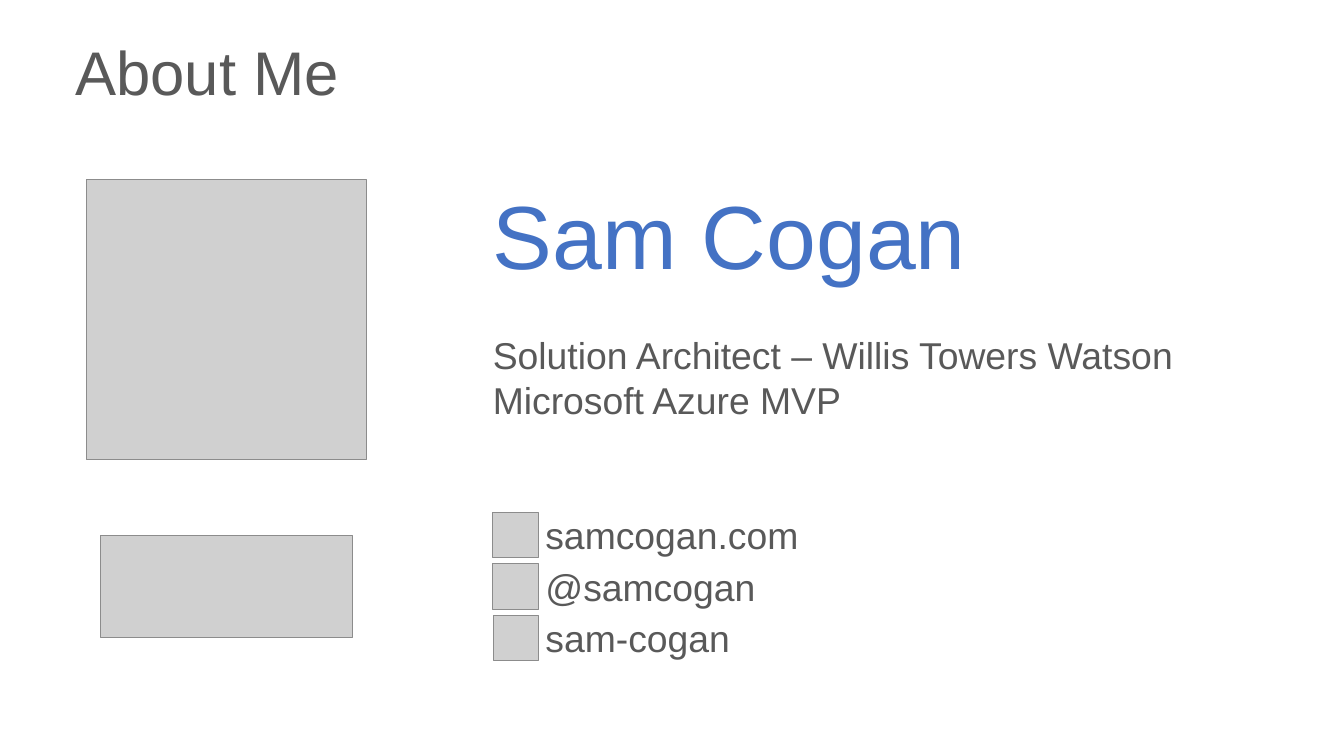
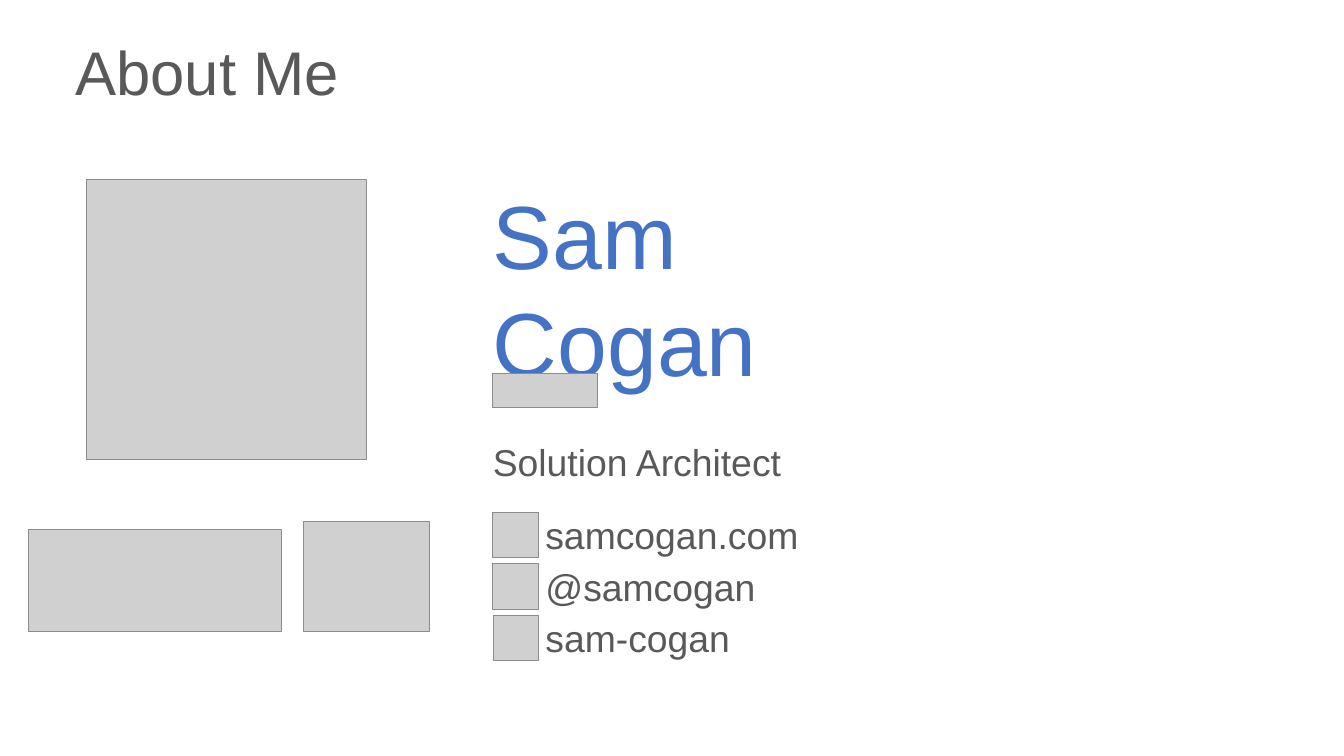
Before and after one commit to sam-cogan/events, a slide deck: slide 2 of Cloud Engineering Summit 2021/Reuse dont Repeat.pptx. Drawn at 1344x756 pixels with LibreOffice and Linux fonts; fonts in the diff are those of the drawing; grey boxes stand for pictures. Boxes give left, top, right and bottom in pixels: in the first picture for what was removed or moved away, otherwise in the second. Text is boxed around its words. In the diff, an @@ line names an element or a change of style, - is before the commit and + after.

Commit message:
update slides

```diff
--- a/Cloud Engineering Summit 2021/Reuse dont Repeat.pptx
+++ b/Cloud Engineering Summit 2021/Reuse dont Repeat.pptx
@@ picture added at <box>493,374,597,408</box> @@
@@ text at <box>493,449,781,477</box>: text changed @@
-Solution Architect – Willis Towers Watson
-Microsoft Azure MVP
+Solution Architect
@@ picture: place and size @@
-picture at <box>100,536,352,637</box>
+picture at <box>29,530,281,631</box>
@@ picture added at <box>303,521,429,631</box> @@
```
Also in this commit, not shown: 3 other slides changed, 1 slide added, 2 other files.
